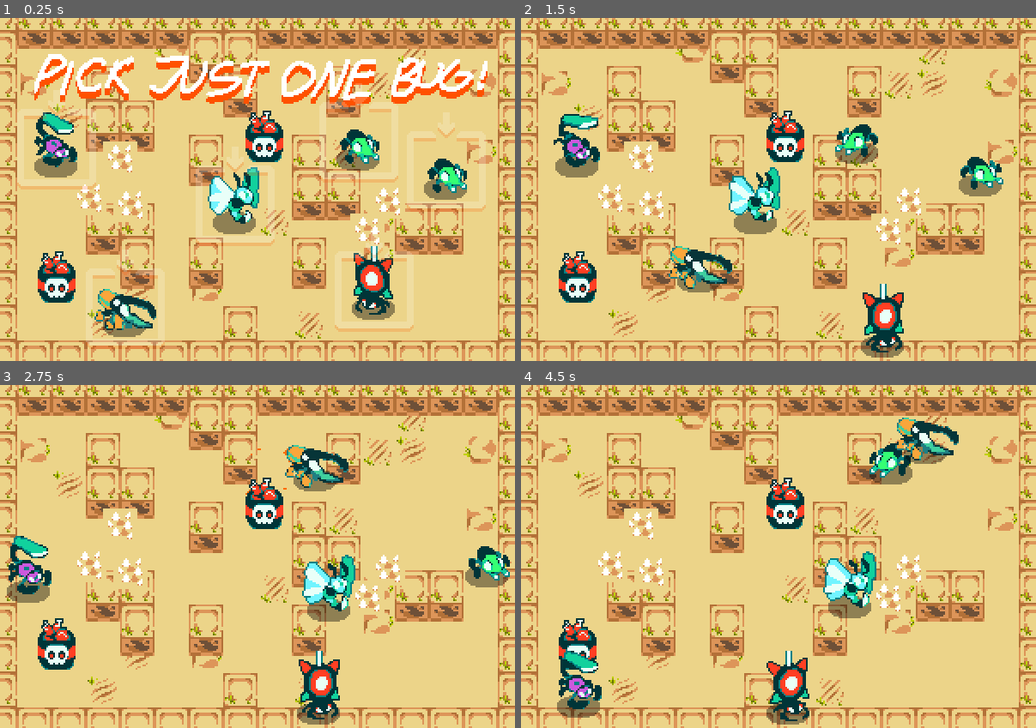
Above: before the commit, frames 1-4 (two rows, left to right).
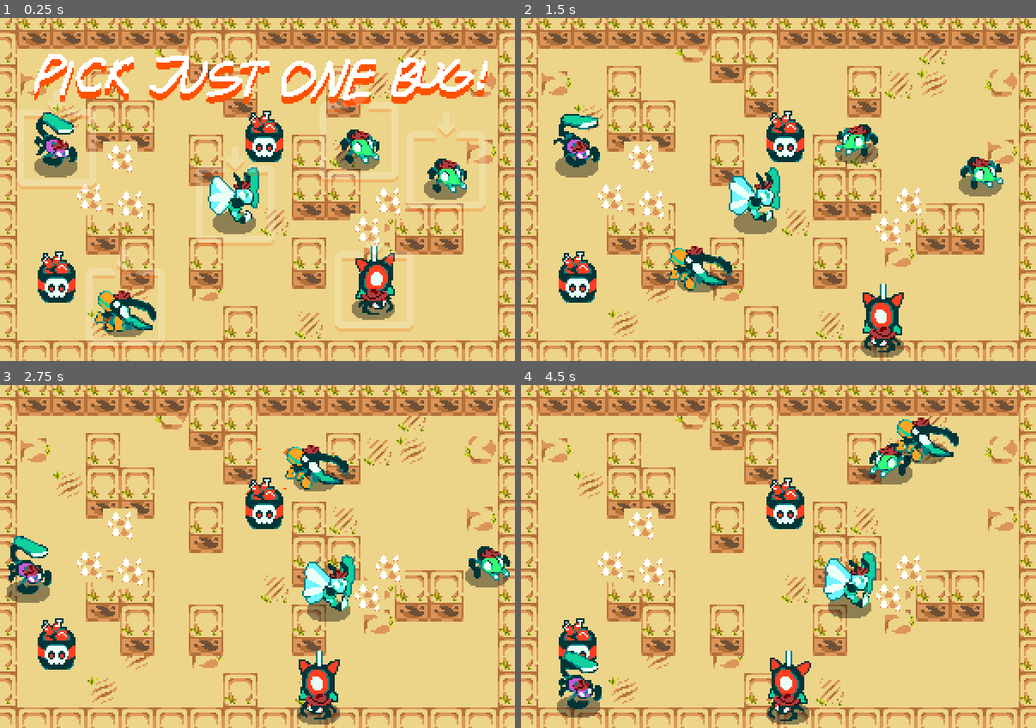
Above: after the commit, the same moments.

Repository: downloadjpg/BotsUnderGreatStrife
Game: Godot game, scene res://levels/Level10.tscn
The game is run twice, just before and just after one commit, with the same random seed, the same clock (stepped at 60 frames per second) and the same inputs. This scene is started directly instead of the project's main scene.
Inputs (mouse positions are in pixels of both pictures, inside the frame that each line leads up to):
- Up to frame 1 (0.25 s): no input
- Up to frame 2 (1.5 s): move the mouse to (881, 141) at 0.52 s; press the mouse at (881, 141) at 0.53 s; hold D (move_right) 0.53-1.28 s; move the mouse to (675, 206) at 1.27 s; release the mouse at (675, 206) at 1.28 s; hold S (move_down) from 1.28 s (still down); click (675, 206) at 1.35 s
- Up to frame 3 (2.75 s): move the mouse to (309, 481) at 2.02 s; release S (move_down) at 2.03 s; press the mouse at (309, 481) at 2.03 s; hold D (move_right) from 2.03 s (still down)
- Up to frame 4 (4.5 s): move the mouse to (752, 625) at 2.77 s; release D (move_right) at 2.78 s; release the mouse at (752, 625) at 2.78 s; hold W (move_up) 2.78-3.53 s; click (752, 625) at 2.85 s; move the mouse to (933, 607) at 3.52 s; press the mouse at (933, 607) at 3.53 s; hold A (move_left) from 3.53 s (still down); move the mouse to (624, 505) at 4.27 s; release the mouse at (624, 505) at 4.28 s; click (624, 505) at 4.35 s

The runs differ from the first frame. In frame 1, 1.7% of the frame differs, in the area x 10-89%, y 33-92%; in frame 2, 1.6%; in frame 3, 1.5%; in frame 4, 1.7%.
Error in both runs: Invalid get index 'current_scene' (on base: 'Node2D'). (res://bugs/TurretBug/TurretBug.gd:26)

Commit message:
Cowboys

Diff:
--- a/bugs/BeetleBug/BeetleBug.tscn
+++ b/bugs/BeetleBug/BeetleBug.tscn
@@ -1,7 +1,7 @@
 [gd_scene load_steps=16 format=2]
 
 [ext_resource path="res://bugs/BeetleBug/BeetleBug.gd" type="Script" id=1]
-[ext_resource path="res://bugs/BeetleBug/beeeeetl.bmp" type="Texture" id=2]
+[ext_resource path="res://assets/bug_orange_cowboy.png" type="Texture" id=2]
 [ext_resource path="res://bugs/components/Hurtbox.tscn" type="PackedScene" id=3]
 [ext_resource path="res://bugs/components/BugSelector.tscn" type="PackedScene" id=4]
 [ext_resource path="res://bugs/components/Hitbox.tscn" type="PackedScene" id=5]
--- a/bugs/FastBug/FastBug.tscn
+++ b/bugs/FastBug/FastBug.tscn
@@ -1,7 +1,7 @@
 [gd_scene load_steps=14 format=2]
 
 [ext_resource path="res://bugs/FastBug/FastBug.gd" type="Script" id=1]
-[ext_resource path="res://assets/bug_green.png" type="Texture" id=2]
+[ext_resource path="res://assets/bug_green_cowboy.png" type="Texture" id=2]
 [ext_resource path="res://bugs/components/Hurtbox.tscn" type="PackedScene" id=3]
 [ext_resource path="res://bugs/components/BugSelector.tscn" type="PackedScene" id=4]
 [ext_resource path="res://bugs/FastBug/FastBugBrain.gd" type="Script" id=5]
--- a/bugs/FlyerBug/FlyerBug.tscn
+++ b/bugs/FlyerBug/FlyerBug.tscn
@@ -5,7 +5,7 @@
 [ext_resource path="res://bugs/PlayerBrain.gd" type="Script" id=3]
 [ext_resource path="res://bugs/LaserBug/LaserBugBrain.gd" type="Script" id=4]
 [ext_resource path="res://bugs/FlyerBug/FlyerBug.gd" type="Script" id=5]
-[ext_resource path="res://assets/bug_blue-Sheet.png" type="Texture" id=6]
+[ext_resource path="res://assets/bug_blue_cowboy.png" type="Texture" id=6]
 [ext_resource path="res://bugs/components/BugSounds.tscn" type="PackedScene" id=7]
 [ext_resource path="res://bugs/Shadow.tscn" type="PackedScene" id=8]
 
--- a/bugs/LaserBug/LaserBug.tscn
+++ b/bugs/LaserBug/LaserBug.tscn
@@ -5,7 +5,7 @@
 [ext_resource path="res://bugs/PlayerBrain.gd" type="Script" id=3]
 [ext_resource path="res://bugs/LaserBug/LaserBugBrain.gd" type="Script" id=4]
 [ext_resource path="res://bugs/LaserBug/LaserBug.gd" type="Script" id=5]
-[ext_resource path="res://assets/bug_purple.png" type="Texture" id=6]
+[ext_resource path="res://assets/bug_purple_cowboy.png" type="Texture" id=6]
 [ext_resource path="res://bugs/components/BugSounds.tscn" type="PackedScene" id=7]
 [ext_resource path="res://bugs/Shadow.tscn" type="PackedScene" id=8]
 
--- a/bugs/TurretBug/TurretBug.tscn
+++ b/bugs/TurretBug/TurretBug.tscn
@@ -4,7 +4,7 @@
 [ext_resource path="res://bugs/components/BugSounds.tscn" type="PackedScene" id=2]
 [ext_resource path="res://bugs/components/BugSelector.tscn" type="PackedScene" id=3]
 [ext_resource path="res://bugs/TurretBug/TurretBug.gd" type="Script" id=4]
-[ext_resource path="res://bugs/TurretBug/turretBug.bmp" type="Texture" id=5]
+[ext_resource path="res://assets/bug_red_cowboy.png" type="Texture" id=5]
 [ext_resource path="res://bugs/TurretBug/TurretPlayerBrain.gd" type="Script" id=6]
 [ext_resource path="res://bugs/TurretBug/TurretBugBrain.gd" type="Script" id=7]
 [ext_resource path="res://bugs/Shadow.tscn" type="PackedScene" id=8]
Binary file added: assets/bug_blue_cowboy.png
Not shown, added: assets/bug_blue_cowboy.png.import
Binary file added: assets/bug_green_cowboy.png
Not shown, added: assets/bug_green_cowboy.png.import
Binary file added: assets/bug_orange_cowboy.png
Not shown, added: assets/bug_orange_cowboy.png.import
Binary file added: assets/bug_purple_cowboy.png
Not shown, added: assets/bug_purple_cowboy.png.import
Binary file added: assets/bug_red_cowboy.png
Not shown, added: assets/bug_red_cowboy.png.import
